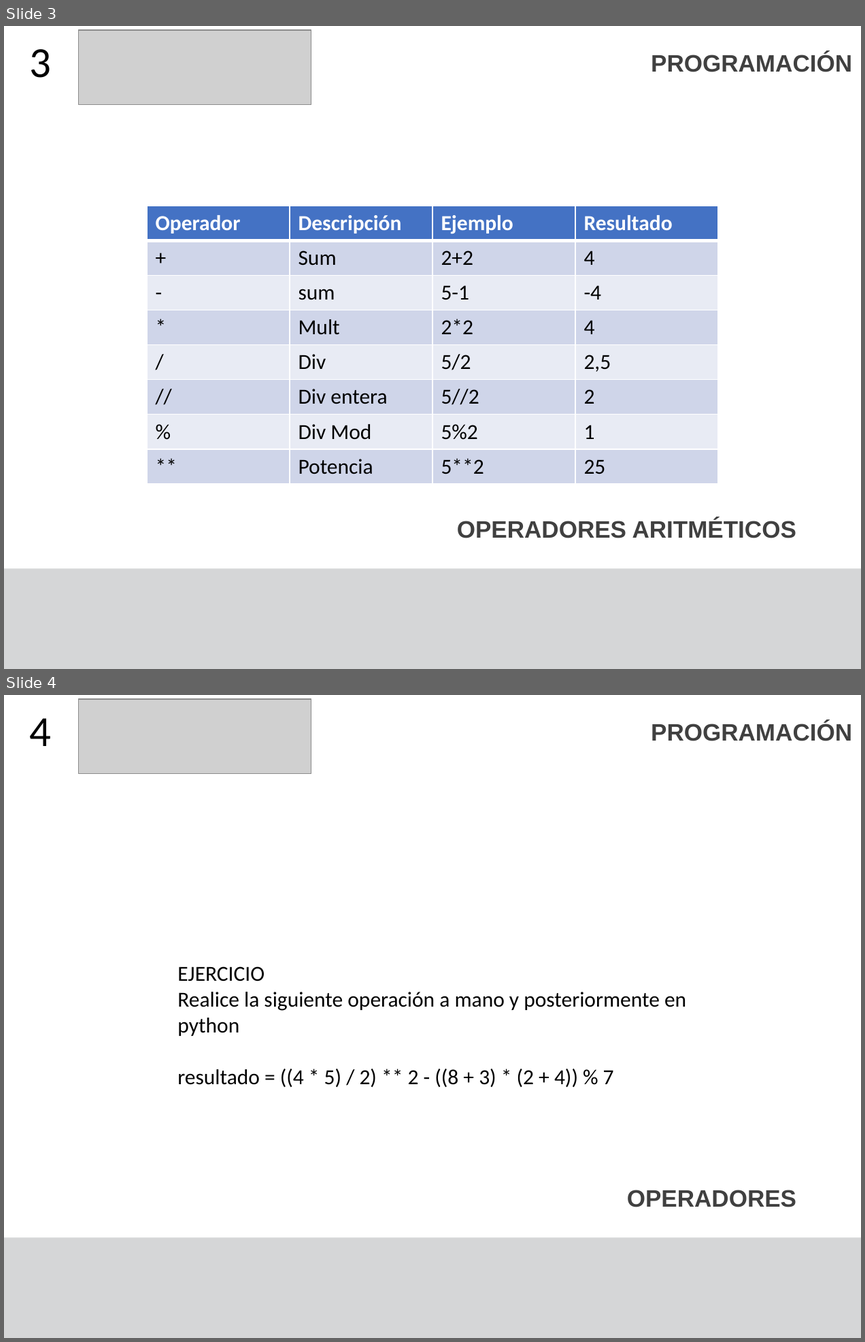
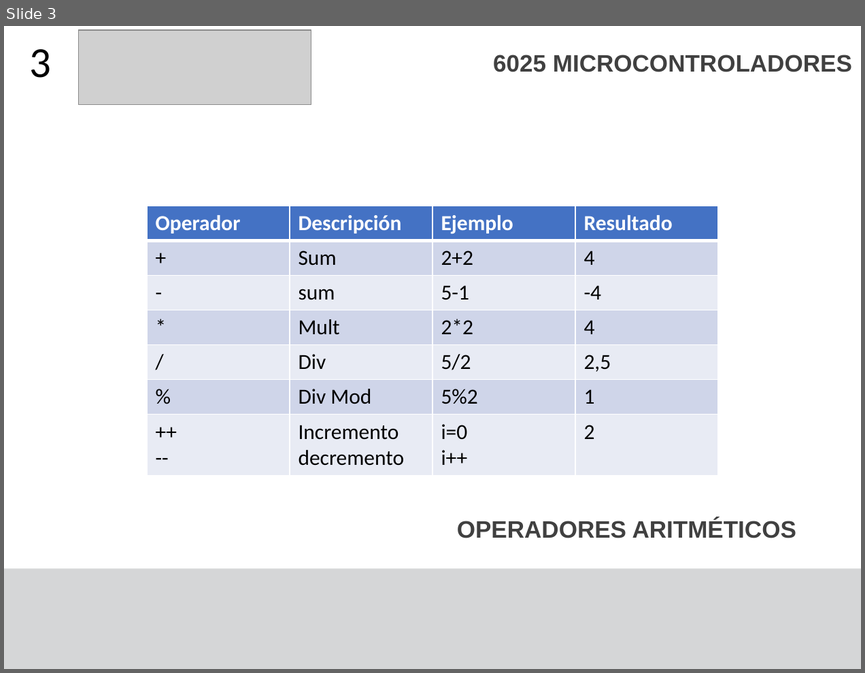
Before and after one commit to F4bian1012/Microcontroladores, a slide deck: Sesión_0/Operadores.pptx. Shown one above the other, each under a label of ours: slides 3 and 4 before the commit, slide 3 after it. The pictures are 865x1342 and 865x673 pixels, drawn with LibreOffice and Linux fonts; fonts in the diff are those of the drawing; grey boxes stand for pictures. Boxes give left, top, right and bottom in pixels: in the first picture for what was removed or moved away, otherwise in the second. Text is boxed around its words. In the diff, an @@ line names an element or a change of style, - is before the commit and + after.

```diff
--- a/Sesión_0/Operadores.pptx
+++ b/Sesión_0/Operadores.pptx
@@ slide 4 removed at [4,695,861,1338], background #FFFFFF; not listed: 1 template element that a slide beside it also shows @@
@@ picture removed at [79,699,311,774] @@
@@ title removed at [30,718,52,746] @@
-4
@@ text removed at [651,722,852,741] @@
-PROGRAMACIÓN
@@ text removed at [177,966,686,1087] @@
-EJERCICIO
-Realice la siguiente operación a mano y posteriormente en python
-resultado = ((4 * 5) / 2) ** 2 - ((8 + 3) * (2 + 4)) % 7
@@ text removed at [627,1189,796,1207] @@
-OPERADORES
@@ slide 3 changed as well @@
@@ text at [493,55,852,72]: text changed @@
-PROGRAMACIÓN
+6025 MICROCONTROLADORES
@@ table at [147,206,719,468] @@
-row 6: // | Div entera | 5//2 | 2
-row 8: ** | Potencia | 5**2 | 25
+row 7: ++ / -- | Incremento / decremento | i=0 / i++ | 2
```
Also in this commit, not shown: 5 other slides changed, 2 other slides removed, 10 other files.
